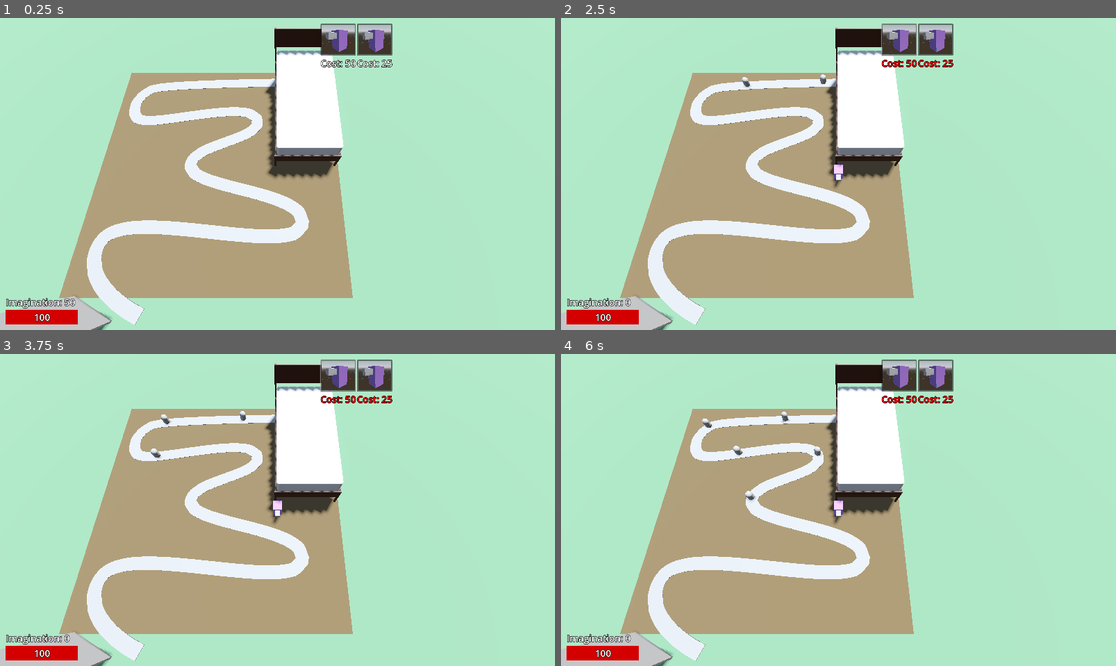
Above: before the commit, frames 1-4 (two rows, left to right).
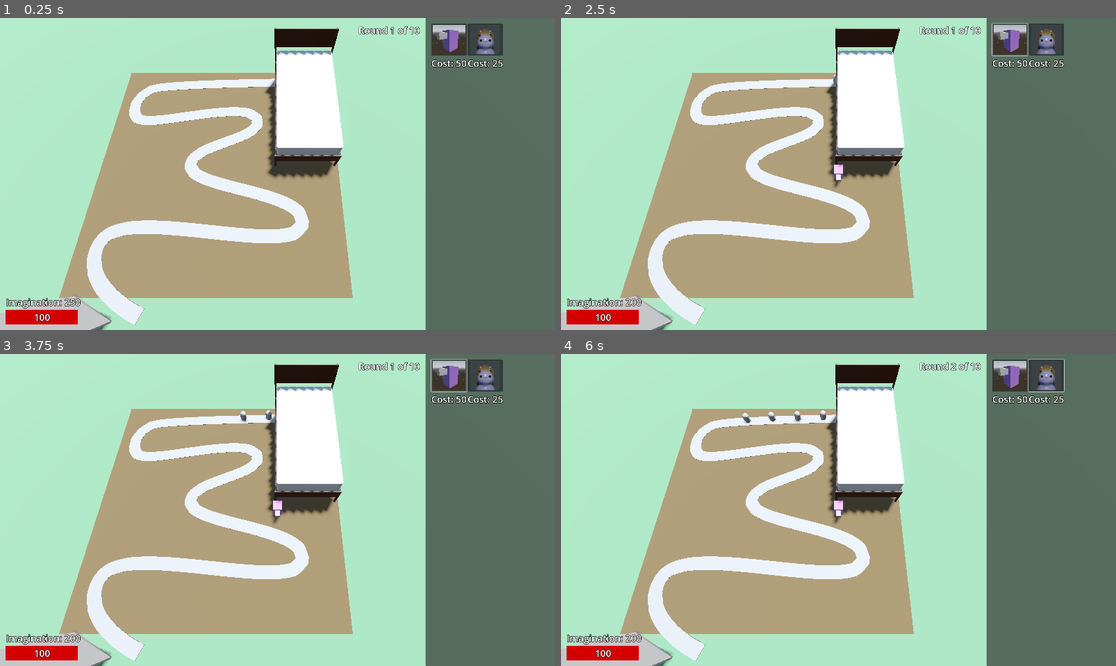
Above: after the commit, the same moments.

Repository: ellebell43/imagination-defense
Game: Godot game, scene res://levels/test-level.tscn
Two runs of this game, one before a commit and one after it. Both use one fixed random seed, a clock stepped at 60 frames per second and the inputs below.
Inputs (mouse positions are in pixels of both pictures, inside the frame that each line leads up to; where the layout moved, square brackets give the same spot in the first picture):
- Up to frame 1 (0.25 s): no input
- Up to frame 2 (2.5 s): click (1010, 39) [899, 39] at 0.5 s; click (1043, 39) [938, 39] at 1.25 s; click (1010, 39) [899, 39] at 2 s
- Up to frame 3 (3.75 s): click (482, 375) [377, 375] at 2.75 s; click (449, 375) [338, 375] at 3.5 s
- Up to frame 4 (6 s): click (1043, 375) [938, 375] at 4.25 s; move the mouse to (960, 494) at 5.02 s; move the mouse to (727, 525) at 5.77 s

The runs differ from the first frame. In frame 1, 25% of the frame differs, in the area x 11-100%, y 0-100%; in frame 2, 25%; in frame 3, 25%; in frame 4, 25%.

Commit message:
starting on rounds and difficulty curves
- gui is fixed. The store can be seen again. not sure why that broke
- Goober now has a headshot pic for their tower purchase button
- Created some initial logic of dynamically creating rounds with increasing difficulty by interpolating from a curve. Can't really keep moving on this until I have a variety of enemies

Diff:
--- a/enemies/base-enemy/base-enemy.tscn
+++ b/enemies/base-enemy/base-enemy.tscn
@@ -13,7 +13,6 @@
 [node name="Enemy" type="PathFollow3D"]
 loop = false
 script = ExtResource("1_j8mh7")
-speed = 1.5
 
 [node name="MeshInstance3D" type="MeshInstance3D" parent="."]
 transform = Transform3D(1, 0, 0, 0, 1, 0, 0, 0, 1, 0, 0.098, 0)
--- a/enemies/base-enemy/base_enemy.gd
+++ b/enemies/base-enemy/base_enemy.gd
@@ -1,7 +1,7 @@
 class_name Enemy
 extends PathFollow3D
 
-@export var speed := 3.0
+@export var speed := 0.5
 @export var reward := 10
 @export var health := 2:
 	set(new_health):
--- /dev/null
+++ b/level-components/enemy-path/default-diff-curve.tres
@@ -0,0 +1,6 @@
+[gd_resource type="Curve" format=3 uid="uid://b1wgia6mwh62e"]
+
+[resource]
+_limits = [1.0, 10.0, 1.0, 10.0]
+_data = [Vector2(1, 1), 0.0, 0.052568913, 0, 0, Vector2(10, 10), 0.028181272, 0.0, 0, 0]
+point_count = 2
--- a/level-components/enemy-path/enemy-path.gd
+++ b/level-components/enemy-path/enemy-path.gd
@@ -1,17 +1,63 @@
 class_name EnemyPath
 extends Path3D
 
-@export var enemy: PackedScene
+enum EnemyType {TEST = -1, SHADOW = 1}
+
 @export var spawn_time := 2
+## Defines the difficulty of the game. Max domain defines the total number of rounds and max value defines the maximum difficulty a round can be. Min domain and value need to remain at 1
+@export var difficulty_curve: Curve = preload("res://level-components/enemy-path/default-diff-curve.tres")
+var total_rounds: int
 
 @onready var spawn_timer: Timer = $SpawnTimer
 
-var spawn_count := 0
+var spawn_count: int: # initialized by start_round()
+	set(new_count):
+		if new_count <= 0: # end the current round once spawn count hits 0
+			end_round()
+		else:
+			spawn_count = new_count
+
+var in_round := false
+var current_round := 1:
+	set(new_round):
+		if new_round > total_rounds: # end game once current round tries to go past total rounds
+			end_game = true
+			current_round = total_rounds
+		else:
+			current_round = new_round
+
+var current_difficulty := 1.0
+var end_game = false # watched by the gui
+
+# Enemy scenes
+var base_enemy := preload("res://enemies/base-enemy/base-enemy.tscn") # EenemyType.TEST
 
 func _ready() -> void:
 	spawn_timer.wait_time = spawn_time
+	total_rounds = int(difficulty_curve.max_domain)
+	difficulty_curve.min_value = 1
+	start_round() # <- remove later
+
+func start_round():
+	in_round = true
+	current_difficulty = difficulty_curve.sample(current_round)
+	print("current difficulty: " + str(current_difficulty))
+	spawn_count = int(current_difficulty * 4)
+
+# things difficulty should affect:
+# - enemy count for the round
+# - enemy spawn curve/timeout
+# - enemy types
+# 	- an enemy's type will then determine their speed, health, and other variables
+
+func end_round():
+	in_round = false
+	current_round += 1
+	start_round() # <- remove later
 
 func _on_spawn_timer_timeout() -> void:
-	spawn_count += 1
-	var new_enemy: Enemy = enemy.instantiate()
-	add_child(new_enemy)
+	if in_round and spawn_count > 0:
+		spawn_count -= 1
+		var new_enemy: Enemy = base_enemy.instantiate()
+		#new_enemy.speed *= current_difficulty
+		add_child(new_enemy)
--- a/level-components/enemy-path/enemy-path.tscn
+++ b/level-components/enemy-path/enemy-path.tscn
@@ -15,6 +15,7 @@
 spawn_time = 1
 
 [node name="SpawnTimer" type="Timer" parent="."]
+wait_time = 1.5
 autostart = true
 
 [node name="CSGPolygon3D" type="CSGPolygon3D" parent="."]
--- a/level-components/gui/gui.gd
+++ b/level-components/gui/gui.gd
@@ -4,13 +4,14 @@
 @export var starting_currency := 250
 @export var max_health := 100
 @export var tower_manager: TowerManager
+@export var enemy_path: EnemyPath
 
 @onready var store_panel: Panel = $Store
-@onready var animation_player: AnimationPlayer = $AnimationPlayer
 @onready var health_label: Label = %HealthLabel
 @onready var health_bar: TextureProgressBar = %HealthBar
 @onready var currency_label: Label = %CurrencyLabel
 @onready var tower_buttons_grid: GridContainer = %TowerButtonsGrid
+@onready var round_label: Label = %RoundLabel
 
 # cost labels
 @onready var test_tower_cost_label: Label = %TestTowerCostLabel
@@ -27,9 +28,11 @@
 
 var health := 100:
 	set(new_health):
-		health = new_health
-		if health < 0:
+		if new_health <= 0:
+			end_game()
 			health = 0
+		else:
+			health = new_health
 		health_bar.value = health
 		health_label.text = str(health)
 
@@ -43,6 +46,8 @@
 	goober_cost_label.set_meta("cost", tower_manager.goober_cost)
 
 func _process(_delta: float) -> void:
+	if enemy_path.end_game:
+		end_game()
 	for item in get_tree().get_nodes_in_group("cost_labels"):
 		if item is Label:
 			var item_cost = item.get_meta("cost")
@@ -50,6 +55,7 @@
 				item.label_settings.font_color = Color.RED
 			else:
 				item.label_settings.font_color = Color.WHITE
+	round_label.text = "Round " + str(enemy_path.current_round) + " of " + str(enemy_path.total_rounds)
 
 func _on_tower_purchase_button_up() -> void:
 	new_tower_type = TowerManager.TowerType.NULL
@@ -59,8 +65,5 @@
 	new_tower_type = tower_id as TowerManager.TowerType
 	#tower_details_panel.visible = true
 
-func _on_button_hover() -> void:
-	pass
-
-func _on_stop_button_hover() -> void:
-	pass
+func end_game() -> void:
+	print("game over")
--- a/level-components/gui/gui.tscn
+++ b/level-components/gui/gui.tscn
@@ -1,73 +1,23 @@
-[gd_scene load_steps=11 format=3 uid="uid://m10fm2uxl3gt"]
+[gd_scene load_steps=8 format=3 uid="uid://m10fm2uxl3gt"]
 
 [ext_resource type="Script" uid="uid://dhm4f0fg1nc8y" path="res://level-components/gui/gui.gd" id="1_dd61s"]
 [ext_resource type="Texture2D" uid="uid://c0wttyywu1kur" path="res://assets/gui/health-bar-bg.svg" id="2_3msr8"]
 [ext_resource type="LabelSettings" uid="uid://vgca4280kr0i" path="res://level-components/gui/gui-label.tres" id="2_jcy1l"]
 [ext_resource type="Texture2D" uid="uid://c21376cgvu2yt" path="res://assets/gui/health-bar.svg" id="2_tsf1m"]
 [ext_resource type="Texture2D" uid="uid://n6xuyujgbwmy" path="res://assets/gui/tower-images/headshot-test-tower.png" id="6_lp0mj"]
+[ext_resource type="Texture2D" uid="uid://oksg34my3p6q" path="res://assets/gui/tower-images/goober-headshot.png" id="6_lrnym"]
 
 [sub_resource type="LabelSettings" id="LabelSettings_cdt2i"]
 font_size = 32
 outline_size = 6
 outline_color = Color(0, 0, 0, 1)
 
-[sub_resource type="Animation" id="Animation_dd61s"]
-length = 0.001
-tracks/0/type = "value"
-tracks/0/imported = false
-tracks/0/enabled = true
-tracks/0/path = NodePath("Store:position")
-tracks/0/interp = 1
-tracks/0/loop_wrap = true
-tracks/0/keys = {
-"times": PackedFloat32Array(0),
-"transitions": PackedFloat32Array(1),
-"update": 0,
-"values": [Vector2(1920, 0)]
-}
-
-[sub_resource type="Animation" id="Animation_3msr8"]
-resource_name = "hide_store"
-tracks/0/type = "value"
-tracks/0/imported = false
-tracks/0/enabled = true
-tracks/0/path = NodePath("Store:position")
-tracks/0/interp = 1
-tracks/0/loop_wrap = true
-tracks/0/keys = {
-"times": PackedFloat32Array(0, 0.5),
-"transitions": PackedFloat32Array(1, 1),
-"update": 0,
-"values": [Vector2(1420, 0), Vector2(1920, 0)]
-}
-
-[sub_resource type="Animation" id="Animation_tsf1m"]
-resource_name = "show_store"
-tracks/0/type = "value"
-tracks/0/imported = false
-tracks/0/enabled = true
-tracks/0/path = NodePath("Store:position")
-tracks/0/interp = 1
-tracks/0/loop_wrap = true
-tracks/0/keys = {
-"times": PackedFloat32Array(0, 0.52),
-"transitions": PackedFloat32Array(1, 1),
-"update": 0,
-"values": [Vector2(1920, 0), Vector2(1420, 0)]
-}
-
-[sub_resource type="AnimationLibrary" id="AnimationLibrary_3msr8"]
-_data = {
-&"RESET": SubResource("Animation_dd61s"),
-&"hide_store": SubResource("Animation_3msr8"),
-&"show_store": SubResource("Animation_tsf1m")
-}
-
 [node name="GUI" type="Control" groups=["gui"]]
 layout_mode = 3
 anchors_preset = 15
 anchor_right = 1.0
 anchor_bottom = 1.0
+offset_right = -448.0
 grow_horizontal = 2
 grow_vertical = 2
 script = ExtResource("1_dd61s")
@@ -122,13 +72,25 @@
 text = "Health"
 label_settings = ExtResource("2_jcy1l")
 
+[node name="RoundLabel" type="Label" parent="MarginContainer"]
+unique_name_in_owner = true
+layout_mode = 2
+size_flags_horizontal = 8
+size_flags_vertical = 0
+text = "Round 1 of 20"
+label_settings = ExtResource("2_jcy1l")
+
+[node name="PlayPauseButton" type="Button" parent="MarginContainer"]
+visible = false
+layout_mode = 2
+
 [node name="Store" type="Panel" parent="."]
 layout_mode = 1
 anchors_preset = 11
 anchor_left = 1.0
 anchor_right = 1.0
 anchor_bottom = 1.0
-offset_right = 397.0
+offset_right = 448.0
 grow_horizontal = 0
 grow_vertical = 2
 
@@ -138,7 +100,7 @@
 anchors_preset = 15
 anchor_right = 1.0
 anchor_bottom = 1.0
-offset_left = -831.0
+offset_right = 2.0
 grow_horizontal = 2
 grow_vertical = 2
 theme_override_constants/margin_left = 20
@@ -179,7 +141,7 @@
 [node name="PurchaseGoober" type="Button" parent="Store/MarginContainer/TowerButtonsGrid/Goober"]
 custom_minimum_size = Vector2(110, 110)
 layout_mode = 2
-icon = ExtResource("6_lp0mj")
+icon = ExtResource("6_lrnym")
 icon_alignment = 1
 expand_icon = true
 metadata/tower = 1
@@ -195,11 +157,6 @@
 metadata/cost = 0
 metadata/tower_type = -1
 
-[node name="AnimationPlayer" type="AnimationPlayer" parent="."]
-libraries = {
-&"": SubResource("AnimationLibrary_3msr8")
-}
-
 [connection signal="button_down" from="Store/MarginContainer/TowerButtonsGrid/TestTower/PurchaseTestTower" to="." method="_on_tower_purchase_button_down" binds= [-1]]
 [connection signal="button_up" from="Store/MarginContainer/TowerButtonsGrid/TestTower/PurchaseTestTower" to="." method="_on_tower_purchase_button_up"]
 [connection signal="button_down" from="Store/MarginContainer/TowerButtonsGrid/Goober/PurchaseGoober" to="." method="_on_tower_purchase_button_down" binds= [1]]
--- a/levels/test-level.tscn
+++ b/levels/test-level.tscn
@@ -4,7 +4,6 @@
 [ext_resource type="PackedScene" uid="uid://m10fm2uxl3gt" path="res://level-components/gui/gui.tscn" id="1_l60ws"]
 [ext_resource type="PackedScene" uid="uid://bijbkrvh7vnnm" path="res://level-components/primary-camera/primary-camera.tscn" id="1_uwesj"]
 [ext_resource type="PackedScene" uid="uid://cywwxfyd55je2" path="res://level-components/enemy-path/enemy-path.tscn" id="2_ns7l7"]
-[ext_resource type="PackedScene" uid="uid://dvfq8ir22mcf" path="res://enemies/base-enemy/base-enemy.tscn" id="3_wo0s5"]
 [ext_resource type="PackedScene" uid="uid://gnwyfjc81trp" path="res://level-components/tower-manager/tower-manager.tscn" id="5_bk5ri"]
 
 [sub_resource type="ProceduralSkyMaterial" id="ProceduralSkyMaterial_ux3rr"]
@@ -40,7 +39,16 @@
 [sub_resource type="ConcavePolygonShape3D" id="ConcavePolygonShape3D_bk5ri"]
 data = PackedVector3Array(-2, 0.049999997, 2, 2, 0.049999997, 2, -2, -0.049999997, 2, 2, 0.049999997, 2, 2, -0.04999999 …(644 unchanged characters)…
 
+[sub_resource type="Curve" id="Curve_bk5ri"]
+_limits = [1.0, 10.0, 1.0, 10.0]
+_data = [Vector2(1, 1), 0.0, 0.052568913, 0, 0, Vector2(10, 10), 0.028181272, 0.0, 0, 0]
+point_count = 2
+
 [node name="TestLevel" type="Node3D"]
+
+[node name="GUI" parent="." node_paths=PackedStringArray("tower_manager", "enemy_path") instance=ExtResource("1_l60ws")]
+tower_manager = NodePath("../TowerManager")
+enemy_path = NodePath("../EnemyPath")
 
 [node name="WorldEnvironment" type="WorldEnvironment" parent="."]
 environment = SubResource("Environment_ns7l7")
@@ -71,10 +79,6 @@
 [node name="bed" parent="PlayArea" instance=ExtResource("1_1atlx")]
 transform = Transform3D(1, 0, 0, 0, 1, 0, 0, 0, 1, 1.437716, -0.09947514, -0.92788565)
 
-[node name="GUI" parent="." node_paths=PackedStringArray("tower_manager") instance=ExtResource("1_l60ws")]
-starting_currency = 50
-tower_manager = NodePath("../TowerManager")
-
 [node name="TowerManager" parent="." node_paths=PackedStringArray("primary_camera", "gui") instance=ExtResource("5_bk5ri")]
 transform = Transform3D(1, 0, 0, 0, 1, 0, 0, 0, 1, 0, 0.3543538, 0)
 primary_camera = NodePath("../PrimaryCamera")
@@ -85,4 +89,4 @@
 
 [node name="EnemyPath" parent="." instance=ExtResource("2_ns7l7")]
 transform = Transform3D(1, 0, 0, 0, 1, 0, 0, 0, 1, 0, 0.0018037856, 0)
-enemy = ExtResource("3_wo0s5")
+difficulty_curve = SubResource("Curve_bk5ri")
Binary file added: assets/gui/tower-images/goober-headshot.png
Not shown, added: assets/gui/tower-images/goober-headshot.png.import
